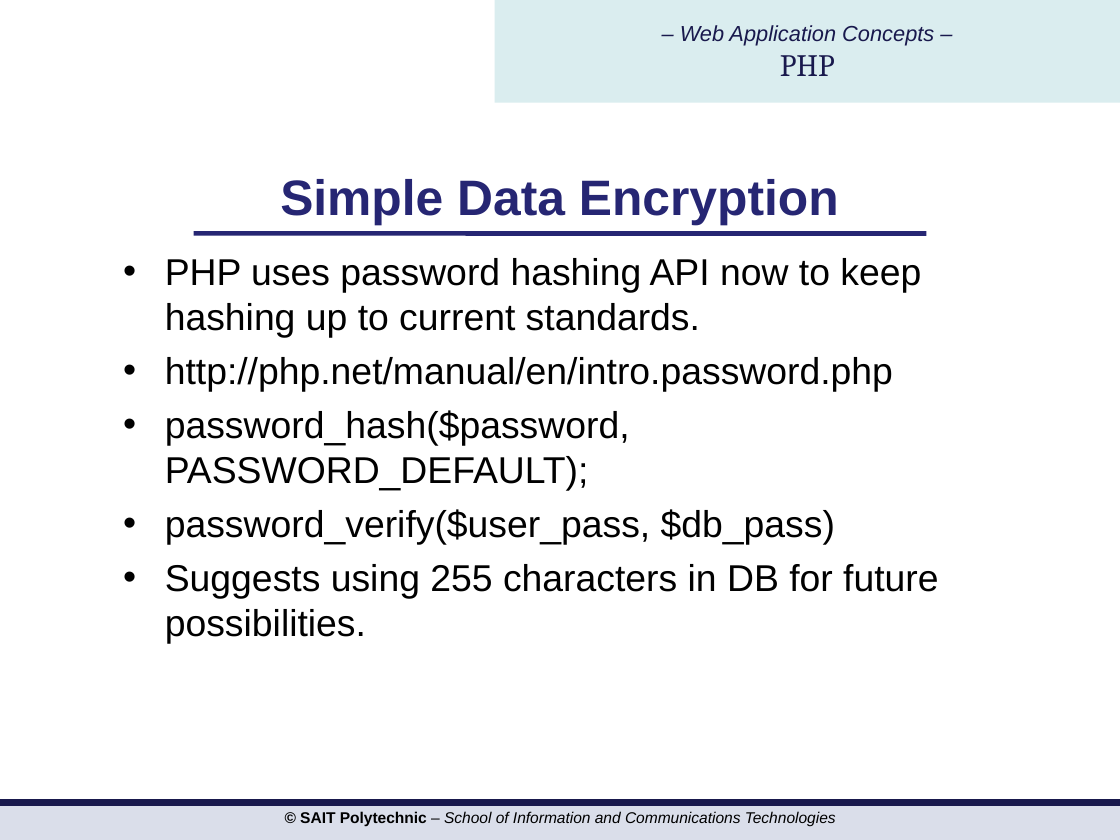
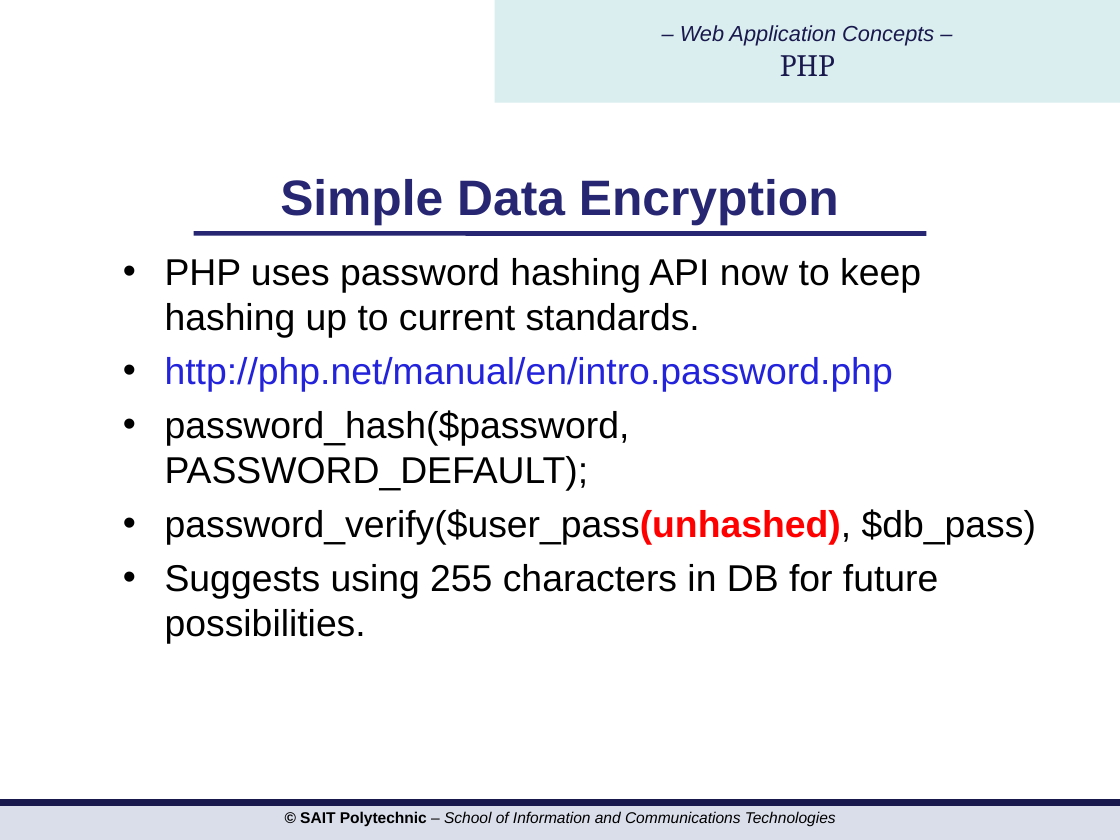
Before and after one commit to hdmdhr/CPRG-210-OSD-Assignment, a slide deck: slide 13 of PPTs/php/PHP Day 5 pattern files cookie session.ppt. Drawn at 1120x840 pixels with LibreOffice and Linux fonts; fonts in the diff are those of the drawing; background and template pictures are left out. Boxes give left, top, right and bottom in pixels: in the first picture for what was removed or moved away, otherwise in the second. Text is boxed around its words. In the diff, an @@ line names an element or a change of style, - is before the commit and + after.

```diff
--- a/PPTs/php/PHP Day 5 pattern files cookie session.ppt
+++ b/PPTs/php/PHP Day 5 pattern files cookie session.ppt
@@ text at (165, 258, 938, 644): text colour #000000 to #2323DC in "http://php.net/manual/en/intro.password.php" @@
@@ text at (165, 509, 1036, 545): text changed @@
-• password_verify($user_pass, $db_pass)
+• password_verify($user_pass(unhashed), $db_pass)
```
Also in this commit, not shown: 8 other slides changed, 2 slides added, 2 slides removed, 7 other files.
